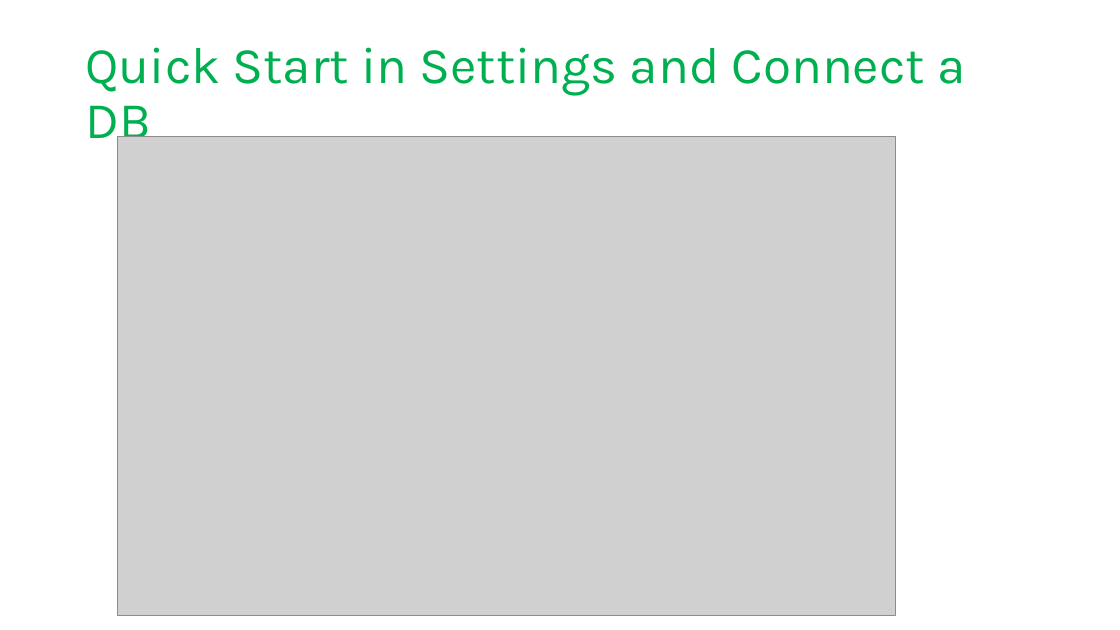
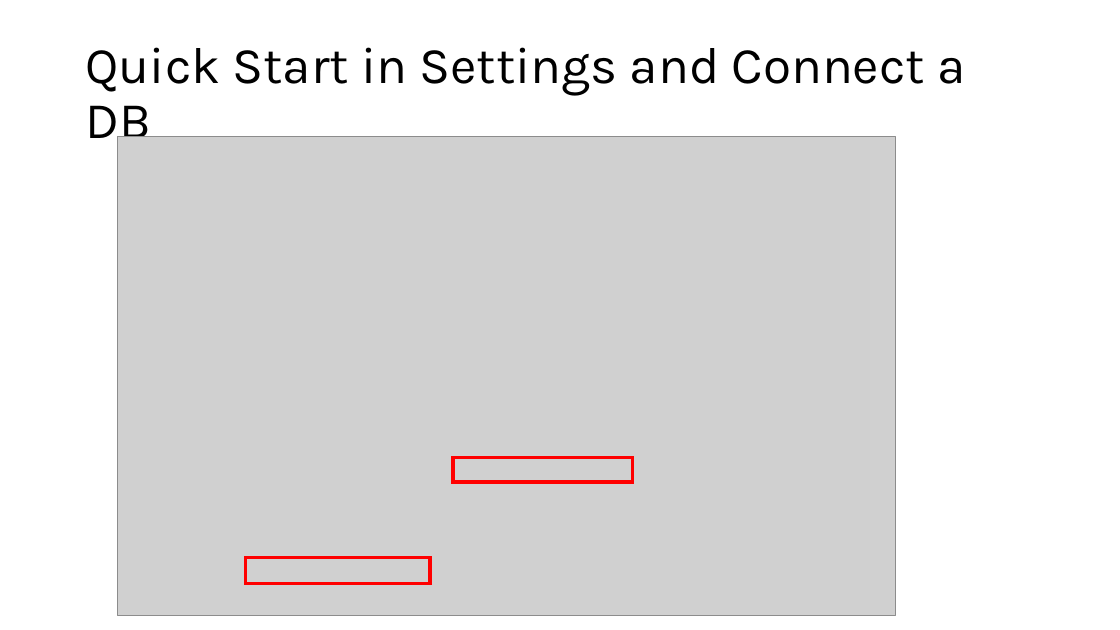
Before and after one commit to microsoft/AcademicContent, a slide deck: slide 19 of Instructor-Led/Module3/Lessons/Module3_Lesson12 Mobile Apps with Microsoft Azure App Service.pptx (slide 21 before the commit). Drawn at 1120x630 pixels with LibreOffice and Linux fonts; fonts in the diff are those of the drawing; grey boxes stand for pictures. Boxes give left, top, right and bottom in pixels: in the first picture for what was removed or moved away, otherwise in the second. Text is boxed around its words. In the diff, an @@ line names an element or a change of style, - is before the commit and + after.

```diff
--- a/Instructor-Led/Module3/Lessons/Module3_Lesson12 Mobile Apps with Microsoft Azure App Service.pptx
+++ b/Instructor-Led/Module3/Lessons/Module3_Lesson12 Mobile Apps with Microsoft Azure App Service.pptx
@@ title "Quick Start in Settings and ..." at bbox=[85, 47, 965, 151]: text colour #00B050 to #000000 @@
@@ rectangle added at bbox=[453, 458, 633, 482], outline #FF0000 3 pt @@
@@ rectangle added at bbox=[245, 557, 429, 583], outline #FF0000 3 pt @@
```
Also in this commit, not shown: 12 other slides changed, 8 slides added, 9 slides removed.
